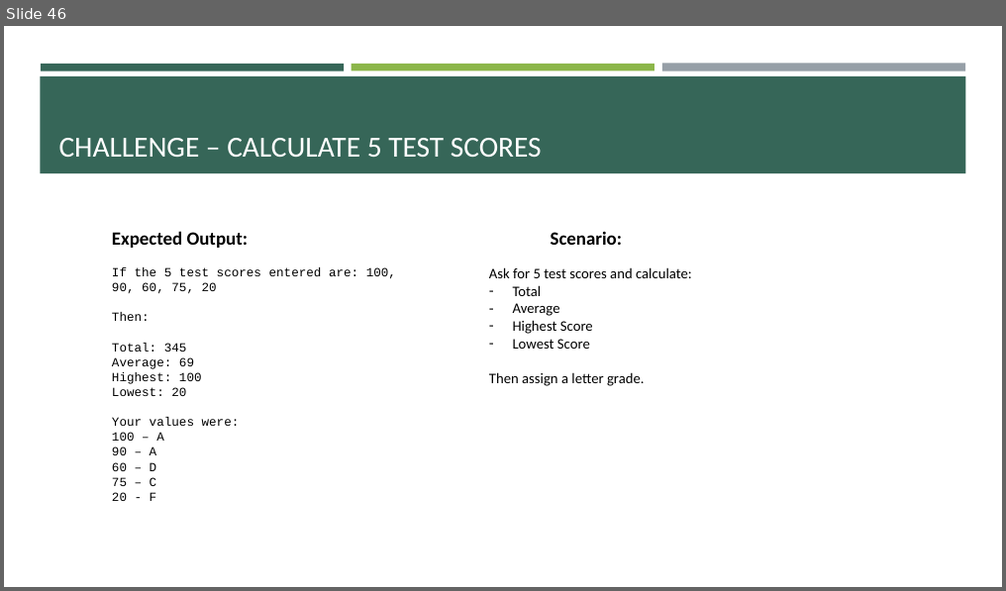
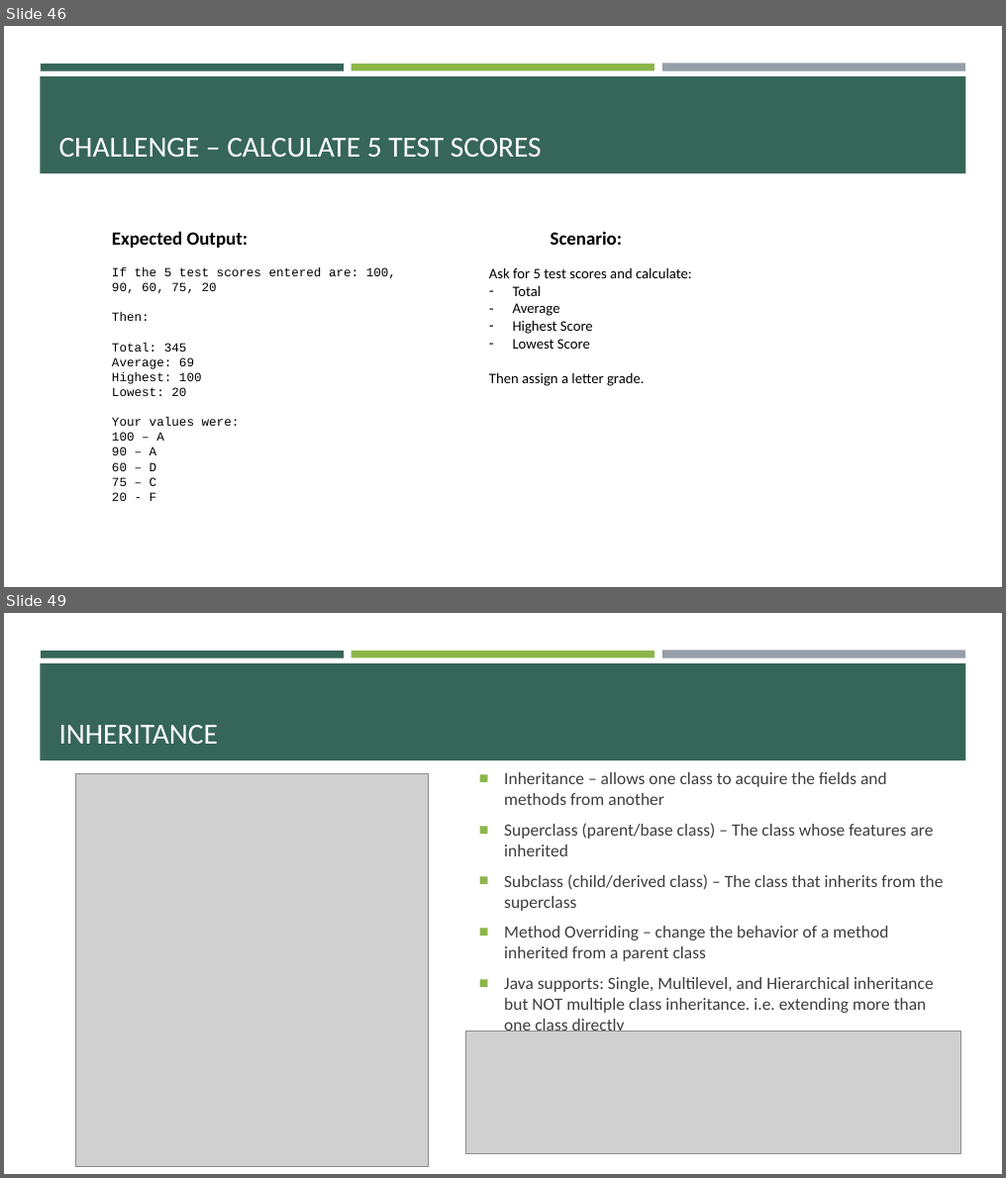
Before and after one commit to e-m-wilson/java-fs, a slide deck: Week_2/Core_Java.pptx. Shown one above the other, each under a label of ours: slide 46 before the commit, slides 46 and 49 after it; the slides between them are not shown. The pictures are 1006x591 and 1006x1178 pixels, drawn with LibreOffice and Linux fonts; fonts in the diff are those of the drawing; grey boxes stand for pictures. Boxes give left, top, right and bottom in pixels: in the first picture for what was removed or moved away, otherwise in the second. Text is boxed around its words. In the diff, an @@ line names an element or a change of style, - is before the commit and + after.

```diff
--- a/Week_2/Core_Java.pptx
+++ b/Week_2/Core_Java.pptx
@@ slide 49 added at (4, 613, 1002, 1174), background #FFFFFF; not listed: 4 template elements that a slide beside it also shows @@
@@ title added at (59, 725, 218, 744), 28 pt, text #FFFFFF @@
+INHERITANCE
@@ picture added at (76, 774, 428, 1166) @@
@@ text added at (504, 772, 944, 1032), 16.6 pt, text #3D3D3D @@
+■ Inheritance – allows one class to acquire the fields and methods from another
+■ Superclass (parent/base class) – The class whose features are inherited
+■ Subclass (child/derived class) – The class that inherits from the superclass
+■ Method Overriding – change the behavior of a method inherited from a parent class
+■ Java supports: Single, Multilevel, and Hierarchical inheritance but NOT multiple class inheritance. i.e. extending more than one class directly
@@ picture added at (466, 1031, 961, 1155) @@
```
Also in this commit, not shown: 1 slide changed, 20 other slides added, 6 other files.
